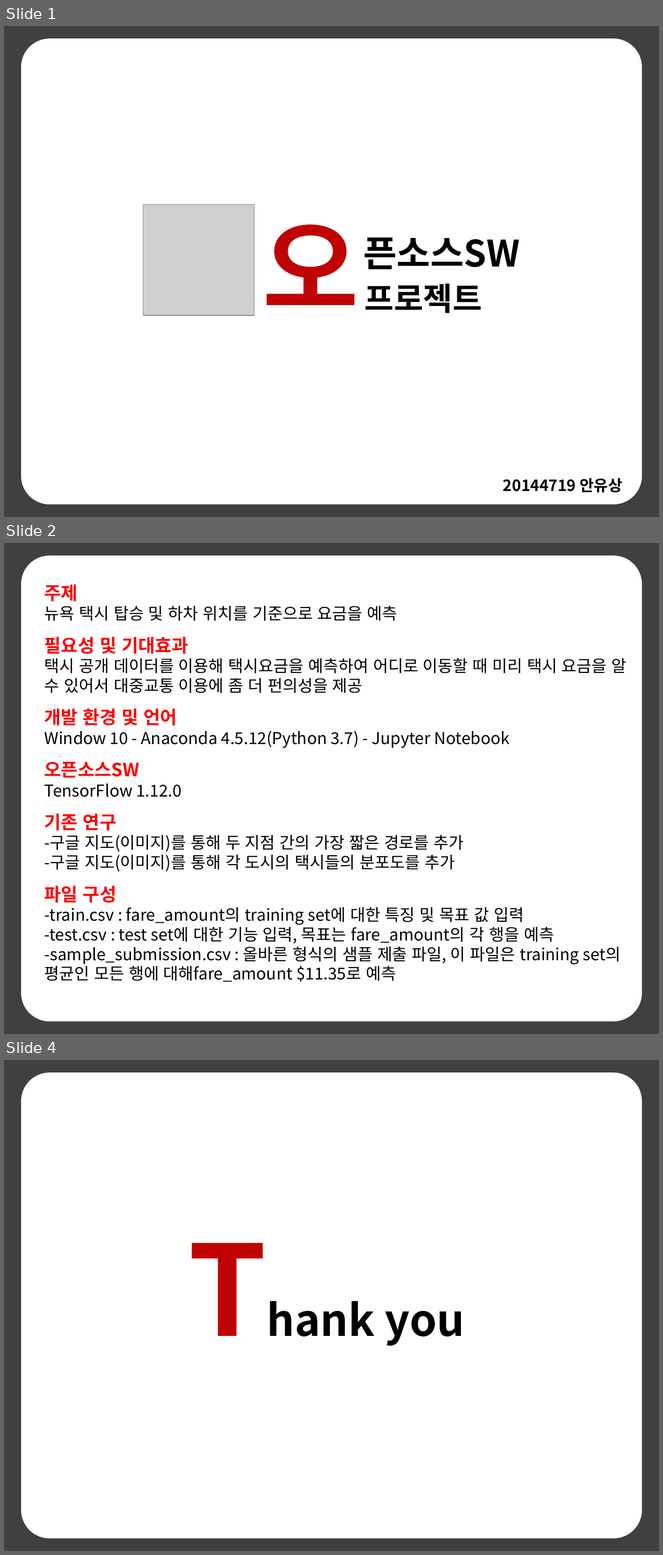
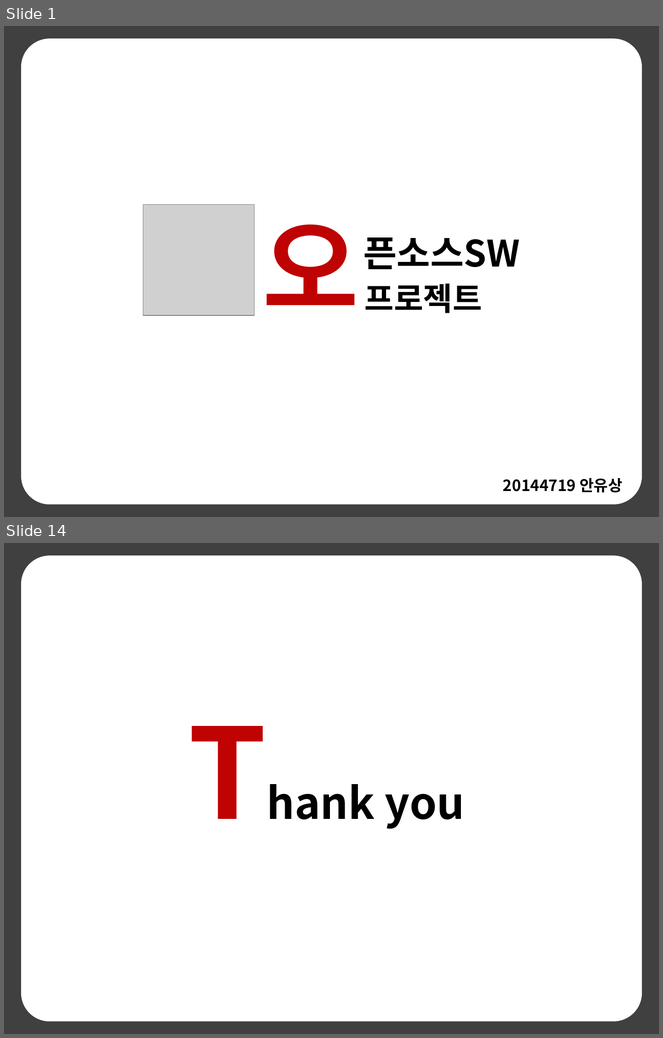
Before and after one commit to anys123/20144719, a slide deck: 20144719안유상(발표자료).pptx. Shown one above the other, each under a label of ours: slides 1, 2 and 4 before the commit, slides 1 and 14 after it; the slides between them are not shown. The pictures are 663x1555 and 663x1038 pixels, drawn with LibreOffice and Linux fonts; fonts in the diff are those of the drawing; grey boxes stand for pictures. Boxes give left, top, right and bottom in pixels: in the first picture for what was removed or moved away, otherwise in the second. Text is boxed around its words. In the diff, an @@ line names an element or a change of style, - is before the commit and + after.

```diff
--- a/20144719안유상(발표자료).pptx
+++ b/20144719안유상(발표자료).pptx
@@ slide 2 removed at [4, 543, 659, 1034], background #404040 @@
@@ rounded rectangle removed at [22, 557, 642, 1021] @@
@@ text removed at [45, 584, 627, 982] @@
-주제
-뉴욕 택시 탑승 및 하차 위치를 기준으로 요금을 예측
-필요성 및 기대효과
-택시 공개 데이터를 이용해 택시요금을 예측하여 어디로 이동할 때 미리 택시 요금을 알 수 있어서 대중교통 이용에 좀 더 펀의성을 제공
-개발 환경 및 언어
-Window 10 - Anaconda 4.5.12(Python 3.7) - Jupyter Notebook
-오픈소스SW
-TensorFlow 1.12.0
-기존 연구
--구글 지도(이미지)를 통해 두 지점 간의 가장 짧은 경로를 추가
--구글 지도(이미지)를 통해 각 도시의 택시들의 분포도를 추가
-파일 구성
--train.csv : fare_amount의 training set에 대한 특징 및 목표 값 입력
--test.csv : test set에 대한 기능 입력, 목표는 fare_amount의 각 행을 예측
--sample_submission.csv : 올바른 형식의 샘플 제출 파일, 이 파일은 training set의 평균인 모든 행에 대해fare_amount $11.35로 예측
@@ what was slide 4 is now slide 14 @@
```
Also in this commit, not shown: 1 slide changed, 11 slides added, 3 other files.
